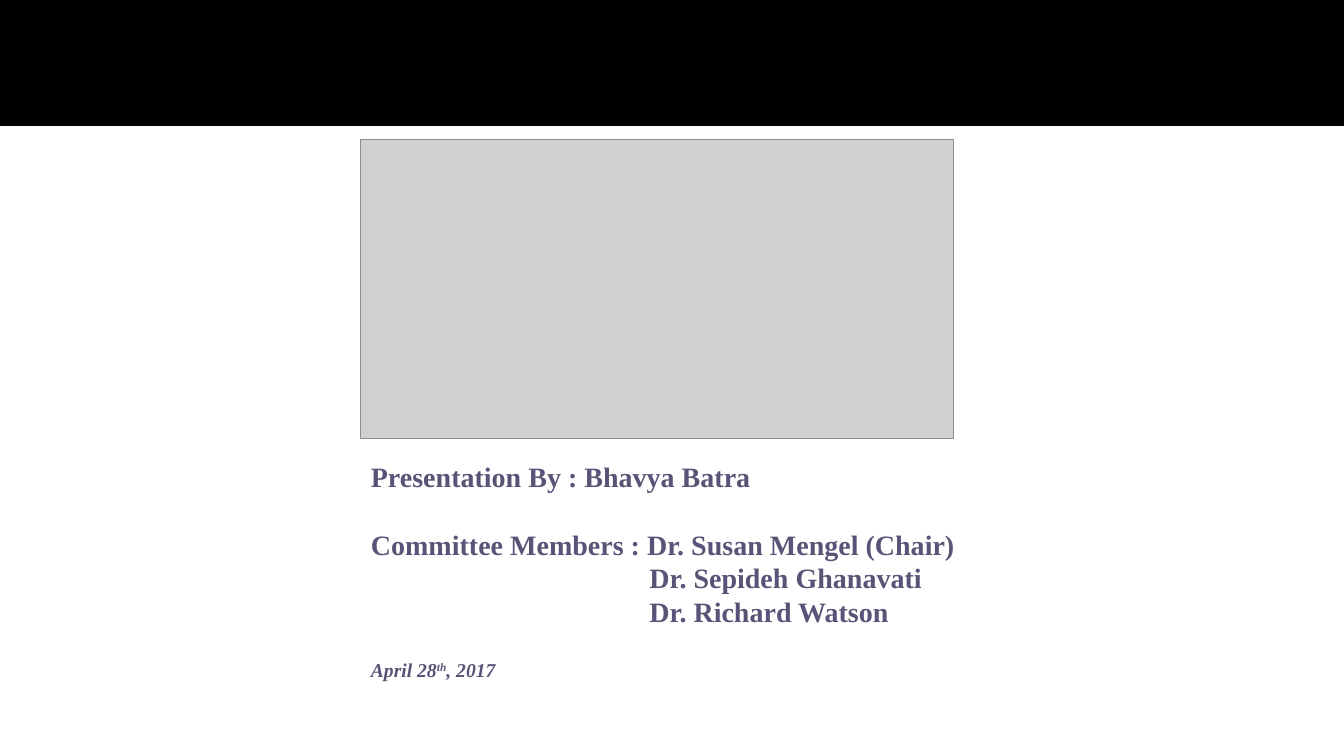
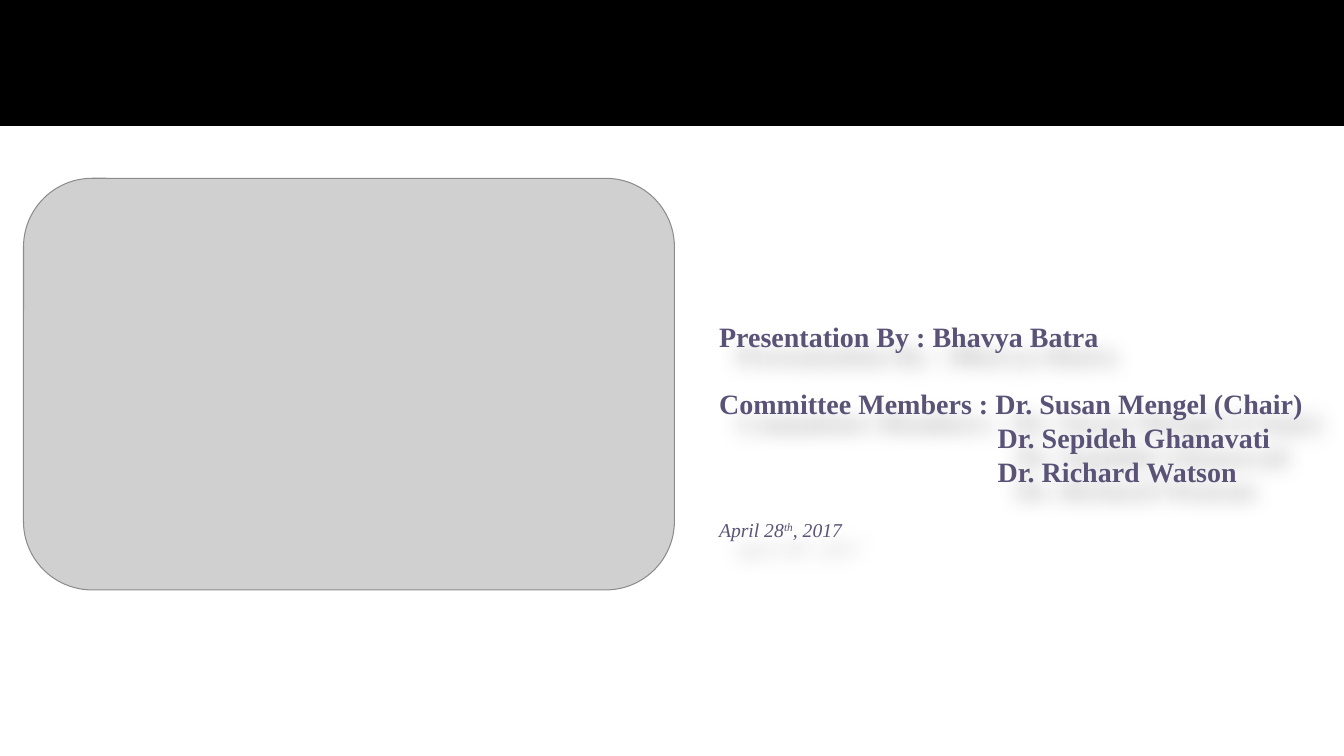
Before and after one commit to bhavyabatra/SWEN_Dynamo, a slide deck: slide 1 of Documentation/Master's Defense Presentation.pptx. Drawn at 1344x756 pixels with LibreOffice and Linux fonts; fonts in the diff are those of the drawing; grey boxes stand for pictures; background and template pictures are left out. Boxes give left, top, right and bottom in pixels: in the first picture for what was removed or moved away, otherwise in the second. Text is boxed around its words. In the diff, an @@ line names an element or a change of style, - is before the commit and + after.

Commit message:
Presentation
Presentation

```diff
--- a/Documentation/Master's Defense Presentation.pptx
+++ b/Documentation/Master's Defense Presentation.pptx
@@ picture: place and size @@
-picture at (361,139,955,439)
+picture at (23,178,675,590)
@@ subtitle "Presentation By : Bhavya Batra": place and size @@
-subtitle "Presentation By : Bhavya Batra" at (371,467,955,681)
+subtitle "Presentation By : Bhavya Batra" at (719,327,1303,541)
@@ subtitle at (719,523,842,541): bold off in "April 28th, 2017" @@
```
Also in this commit, not shown: 30 slides added, 1 slide removed.
